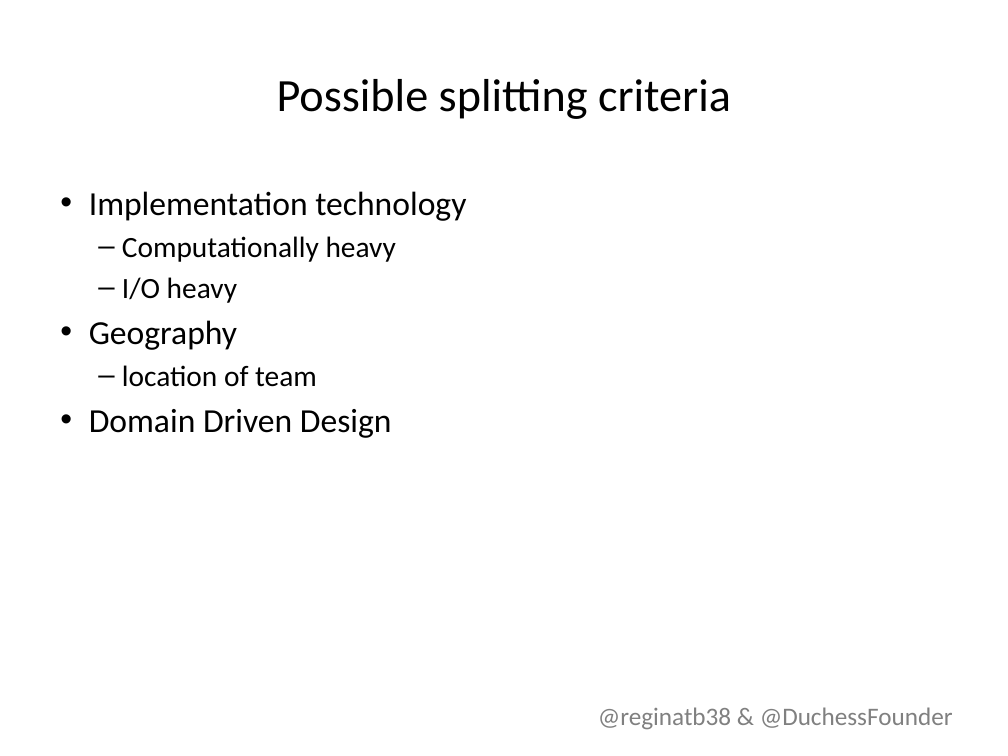
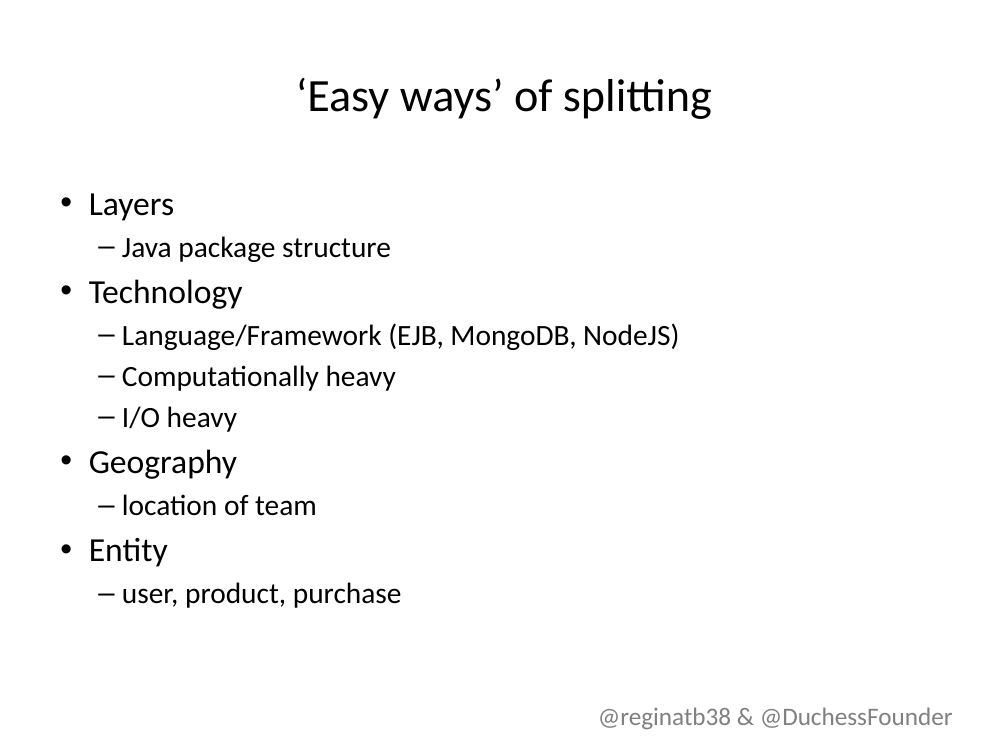
Before and after one commit to lvdpal/microservices, a slide deck: slide 6 of presentation/Presentation.pptx (slide 3 before the commit). Drawn at 1008x756 pixels with LibreOffice and Linux fonts; fonts in the diff are those of the drawing; background and template pictures are left out. Boxes give left, top, right and bottom in pixels: in the first picture for what was removed or moved away, otherwise in the second. Text is boxed around its words. In the diff, an @@ line names an element or a change of style, - is before the commit and + after.

```diff
--- a/presentation/Presentation.pptx
+++ b/presentation/Presentation.pptx
@@ title at (296,78,712,119): text changed @@
-Possible splitting criteria
+‘Easy ways’ of splitting
@@ text at (89,193,679,350): text changed; size 24 to 21 pt @@
-• Implementation technology
+• Layers
+  – Java package structure
+• Technology
+  – Language/Framework (EJB, MongoDB, NodeJS)
@@ text at (89,537,402,608): text changed; size 24 to 21 pt @@
-• Domain Driven Design
+• Entity
+  – user, product, purchase
```
Also in this commit, not shown: 2 other slides changed, 8 slides added, 4 slides removed, 1 other file.
